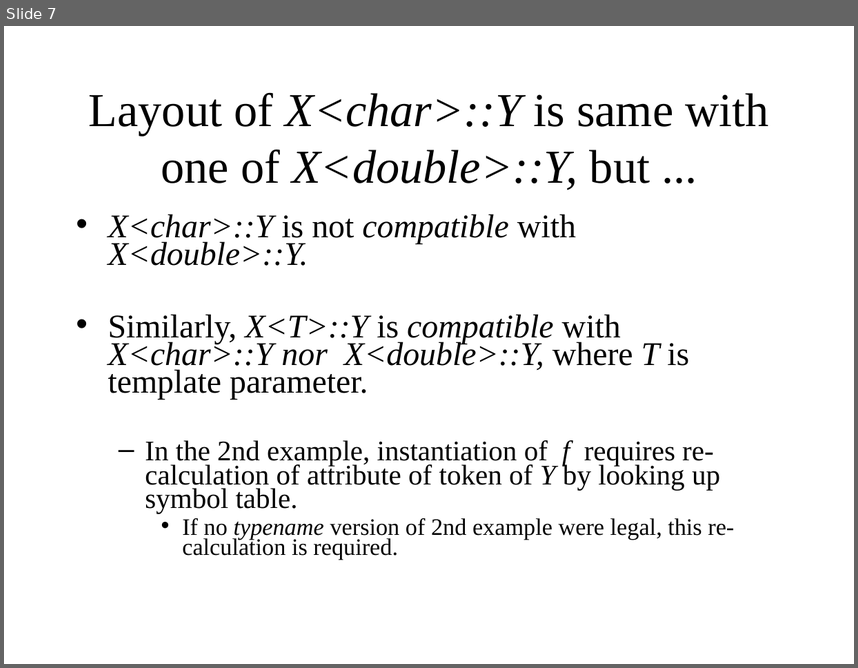
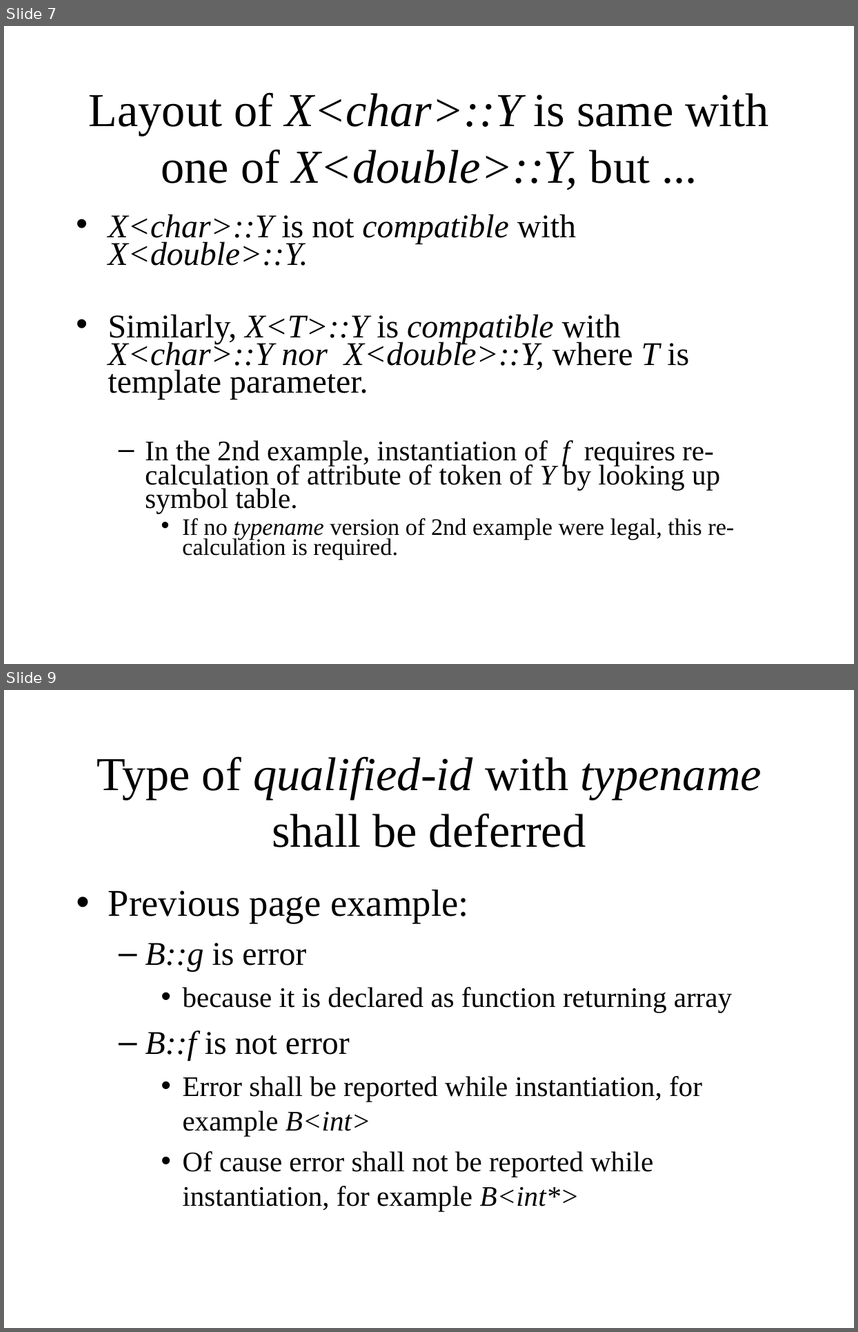
Before and after one commit to KeiHasegawa/cxx_doc, a slide deck: 17_template_typename_e.ppt. Shown one above the other, each under a label of ours: slide 7 before the commit, slides 7 and 9 after it; the slides between them are not shown. The pictures are 858x668 and 858x1332 pixels, drawn with LibreOffice and Linux fonts; fonts in the diff are those of the drawing. Boxes give left, top, right and bottom in pixels: in the first picture for what was removed or moved away, otherwise in the second. Text is boxed around its words. In the diff, an @@ line names an element or a change of style, - is before the commit and + after.

```diff
--- a/17_template_typename_e.ppt
+++ b/17_template_typename_e.ppt
@@ slide 9 added at [4,690,854,1328], background #FFFFFF @@
@@ title added at [96,756,762,847], 40 pt, text #000000 @@
+Type of qualified-id with typename shall be deferred
@@ text added at [108,889,732,1210], 24 pt, text #000000 @@
+• Previous page example:
+  – B::g is error
+    • because it is declared as function returning array
+  – B::f is not error
+    • Error shall be reported while instantiation, for example B<int>
+    • Of cause error shall not be reported while instantiation, for example B<int*>
```
Also in this commit, not shown: 1 slide changed, 1 other slide added, 3 other files.
